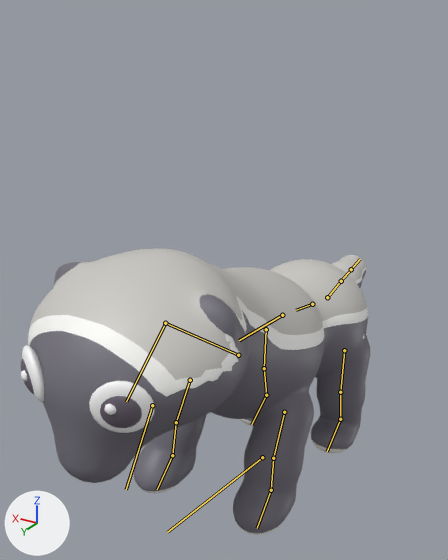
The glTF model game/art/models/honey_badger.glb, before and after one commit.
Both versions are drawn from a camera (50 mm lens) standing at (-0.299, 0.599, 0.555) and looking at (0.06, 0.0, 0.255). The lights are fixed; the arrows at lower left show +X, +Y and +Z. The first picture is the older version. Both versions are drawn at frame 6 of the action 'attack2'; the numbers are the values there. The bones that change, and the others that lie on the model, are drawn over the model as lines.

The first picture shows 'honey_badger_toon', 'honey_badger_toon_face'.
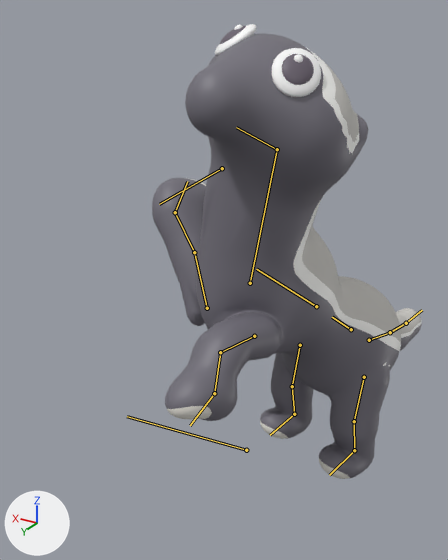
Boxes (x1, y1, x2, y2) around the edits, measured in the pictures (448 x 560 px):
'honey_badger_toon', posed (21% narrower, 55% taller): before (28, 248, 370, 535); after (152, 34, 422, 479)
'honey_badger_toon_face', posed (20% narrower, 17% shorter): before (21, 345, 154, 433); after (215, 24, 321, 97)
bone 'root', root to tip: before (262, 457) to (167, 532); after (246, 450) to (127, 416)
bone 'chest', root to tip: before (282, 315) to (239, 340); after (316, 306) to (256, 269)
bone 'neck', root to tip: before (238, 355) to (165, 323); after (250, 283) to (277, 149)
bone 'head', root to tip: before (165, 323) to (126, 401); after (277, 149) to (236, 127)
bone 'fl_upper.L', root to tip: before (284, 412) to (273, 458); after (254, 336) to (220, 352)
bone 'fl_lower.L', root to tip: before (273, 458) to (271, 490); after (220, 352) to (214, 393)
bone 'fl_foot.L', root to tip: before (271, 490) to (257, 528); after (214, 393) to (190, 425)
bone 'fl_upper.R', root to tip: before (190, 380) to (176, 422); after (207, 308) to (194, 252)
bone 'fl_lower.R', root to tip: before (176, 422) to (172, 455); after (194, 252) to (175, 212)
bone 'fl_foot.R', root to tip: before (172, 455) to (157, 489); after (175, 212) to (187, 181)
bone 'tail1', root to tip: before (327, 297) to (341, 281); after (369, 340) to (390, 332)
bone 'tail2', root to tip: before (341, 281) to (351, 269); after (390, 332) to (406, 323)
bone 'tail3', root to tip: before (351, 269) to (360, 259); after (406, 323) to (422, 310)
bone 'hl_upper.L', root to tip: before (344, 350) to (340, 392); after (364, 377) to (354, 421)
bone 'hl_lower.L', root to tip: before (340, 392) to (340, 419); after (354, 421) to (354, 450)
bone 'hl_foot.L', root to tip: before (340, 419) to (327, 451); after (354, 450) to (329, 475)
bone 'hl_upper.R', root to tip: before (266, 329) to (264, 368); after (300, 345) to (292, 386)
bone 'hl_lower.R', root to tip: before (264, 368) to (266, 395); after (292, 386) to (294, 414)
bone 'hl_foot.R', root to tip: before (266, 395) to (251, 424); after (294, 414) to (270, 435)

The edits, one by one:
Bone 'root' (bone_root) moves from (0.0, -0.001, 0.01) to (0.015, 0.017, 0.029).
Bone 'root' (bone_root) turns from (14, 0, 0) to (38, 0, -18) degrees about its own x, y and z.
Bone 'root' (bone_root) is rescaled from (1.0, 1.0, 1.0) to (0.97, 1.0, 1.05).
Bone 'chest' (bone_chest) turns from (0, 0, 0) to (7, 0, -15) degrees about its own x, y and z.
Bone 'neck' (bone_neck) turns from (-21, 0, 0) to (6, 0, 19) degrees about its own x, y and z.
Bone 'head' (bone_head) turns from (-5, 0, 0) to (7, 0, 13) degrees about its own x, y and z.
Bone 'fl_upper.L' (bone_fl_upper_l) turns from (13, 0, 0) to (42, 0, 21) degrees about its own x, y and z.
Bone 'fl_lower.L' (bone_fl_lower_l) turns from (-23, 0, 0) to (-61, 0, 0) degrees about its own x, y and z.
Bone 'fl_foot.L' (bone_fl_foot_l) turns from (-10, 0, 0) to (-18, 0, 0) degrees about its own x, y and z.
Bone 'fl_upper.R' (bone_fl_upper_r) turns from (23, 0, 0) to (152, 0, 45) degrees about its own x, y and z.
Bone 'fl_upper.R' (bone_fl_upper_r) is rescaled from (1.0, 1.0, 1.0) to (1.0, 1.53, 1.0).
Bone 'fl_lower.R' (bone_fl_lower_r) turns from (-25, 0, 0) to (-30, 0, 0) degrees about its own x, y and z.
Bone 'fl_foot.R' (bone_fl_foot_r) turns from (-15, 0, 0) to (24, 0, 0) degrees about its own x, y and z.
Bone 'fl_foot.R' (bone_fl_foot_r) is rescaled from (1.0, 1.0, 1.0) to (1.38, 1.38, 1.38).
Bone 'tail1' (bone_tail1) turns from (0, 0, 0) to (-8, 0, 0) degrees about its own x, y and z.
Bone 'tail2' (bone_tail2) turns from (0, 0, 0) to (-10, 0, 0) degrees about its own x, y and z.
Bone 'tail3' (bone_tail3) turns from (0, 0, 0) to (-12, 0, 0) degrees about its own x, y and z.
Bone 'hl_upper.L' (bone_hl_upper_l) turns from (-13, 0, 0) to (-27, 0, 0) degrees about its own x, y and z.
Bone 'hl_lower.L' (bone_hl_lower_l) turns from (-13, 0, 0) to (-21, 0, 0) degrees about its own x, y and z.
Bone 'hl_foot.L' (bone_hl_foot_l) turns from (15, 0, 0) to (30, 0, 0) degrees about its own x, y and z.
Bone 'hl_upper.R' (bone_hl_upper_r) turns from (-13, 0, 0) to (-27, 0, 0) degrees about its own x, y and z.
Bone 'hl_lower.R' (bone_hl_lower_r) turns from (-13, 0, 0) to (-21, 0, 0) degrees about its own x, y and z.
Bone 'hl_foot.R' (bone_hl_foot_r) turns from (15, 0, 0) to (30, 0, 0) degrees about its own x, y and z.
